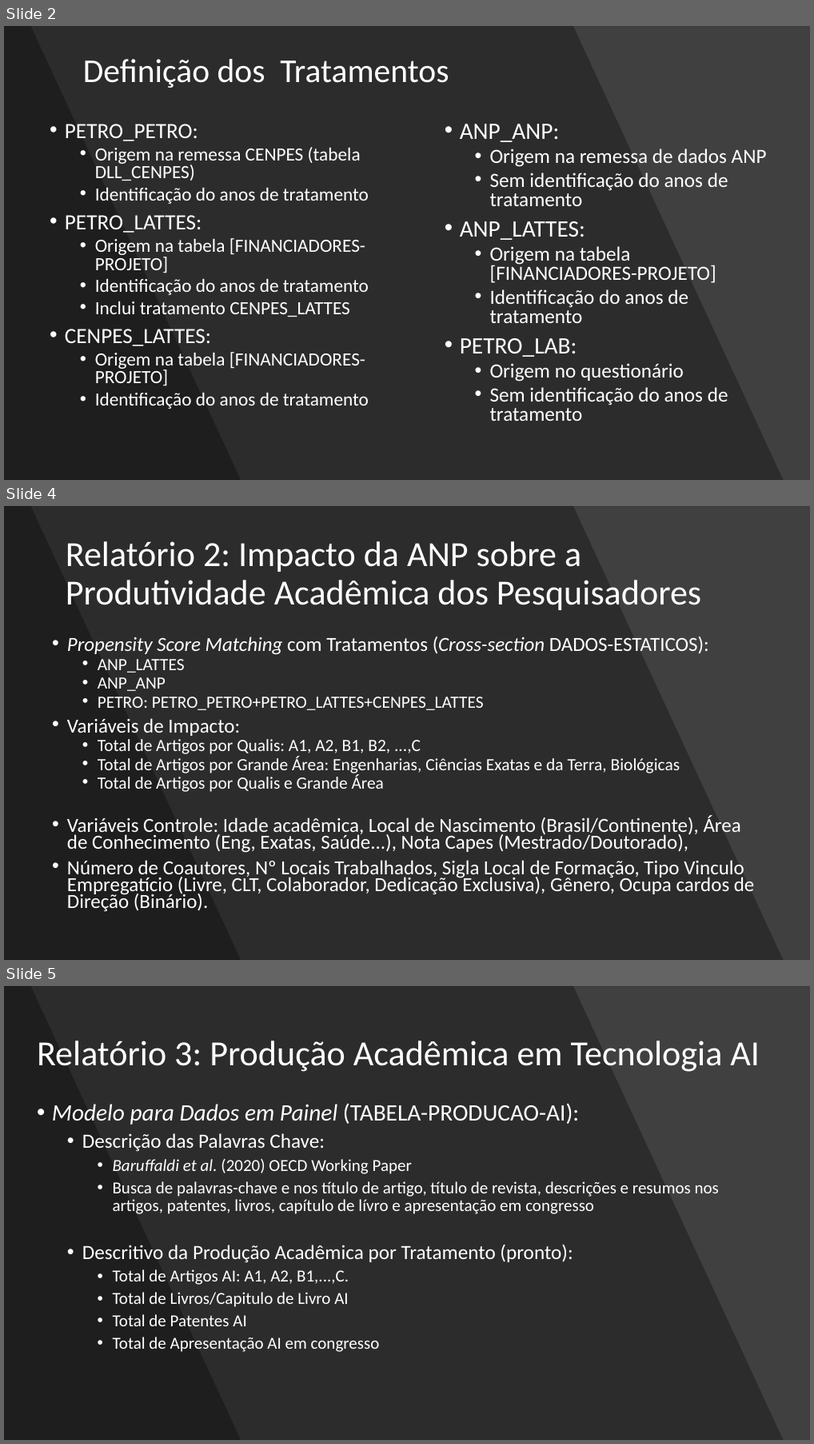
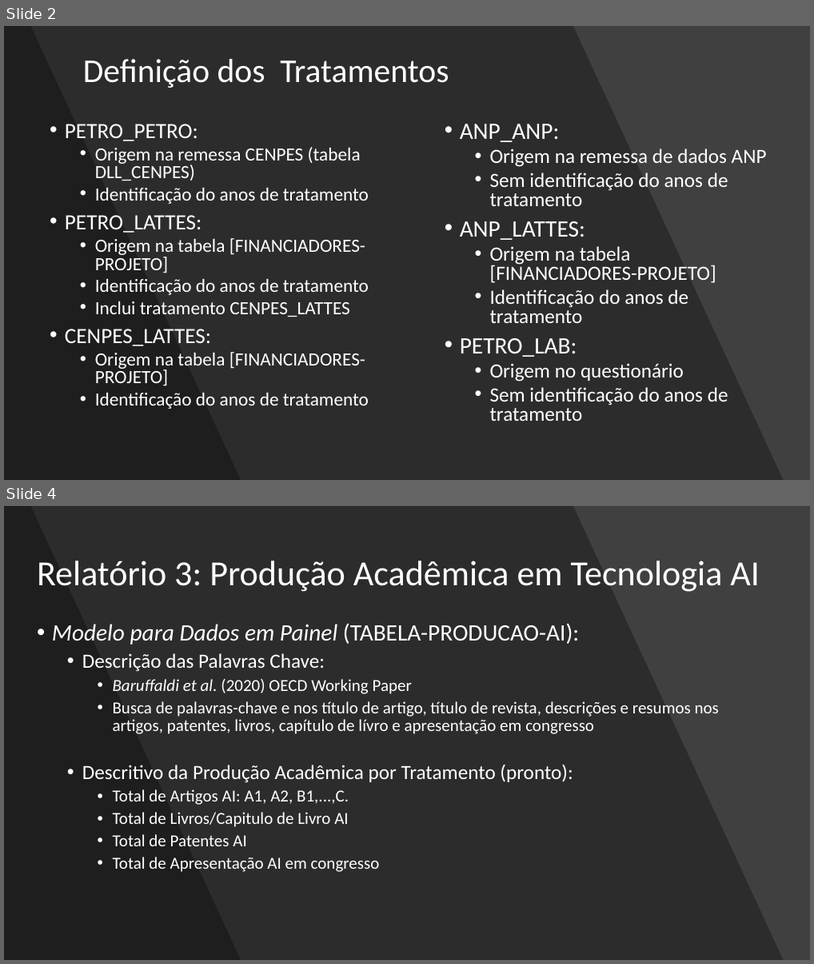
Before and after one commit to patrickfrancoalves/survival, a slide deck: Pesquisadores Petrobrás.pptx. Shown one above the other, each under a label of ours: slides 2, 4 and 5 before the commit, slides 2 and 4 after it; the slides between them are not shown. The pictures are 814x1444 and 814x964 pixels, drawn with LibreOffice and Linux fonts; fonts in the diff are those of the drawing. Boxes give left, top, right and bottom in pixels: in the first picture for what was removed or moved away, otherwise in the second. Text is boxed around its words. In the diff, an @@ line names an element or a change of style, - is before the commit and + after.

```diff
--- a/Pesquisadores Petrobrás.pptx
+++ b/Pesquisadores Petrobrás.pptx
@@ slide 4 removed at <box>4,506,810,960</box>, background #404040 @@
@@ freeform shape removed at <box>4,506,784,960</box> @@
@@ freeform shape removed at <box>4,506,241,960</box> @@
@@ title removed at <box>66,541,702,610</box> @@
-Relatório 2: Impacto da ANP sobre a Produtividade Acadêmica dos Pesquisadores
@@ text removed at <box>67,636,755,911</box> @@
-• Propensity Score Matching com Tratamentos (Cross-section DADOS-ESTATICOS):
-  • ANP_LATTES
-  • ANP_ANP
-  • PETRO: PETRO_PETRO+PETRO_LATTES+CENPES_LATTES
-• Variáveis de Impacto:
-  • Total de Artigos por Qualis: A1, A2, B1, B2, ...,C
-  • Total de Artigos por Grande Área: Engenharias, Ciências Exatas e da Terra, Biológicas
-  • Total de Artigos por Qualis e Grande Área
-• Variáveis Controle: Idade acadêmica, Local de Nascimento (Brasil/Continente), Área de Conhecimento (Eng, Exatas, Saúde...), Nota Capes (Mestrado/Doutorado),
-• Número de Coautores, Nº Locais Trabalhados, Sigla Local de Formação, Tipo Vinculo Empregatício (Livre, CLT, Colaborador, Dedicação Exclusiva), Gênero, Ocupa cardos de Direção (Binário).
@@ what was slide 5 is now slide 4 @@
```
Also in this commit, not shown: 3 slides changed, 6 other files.
